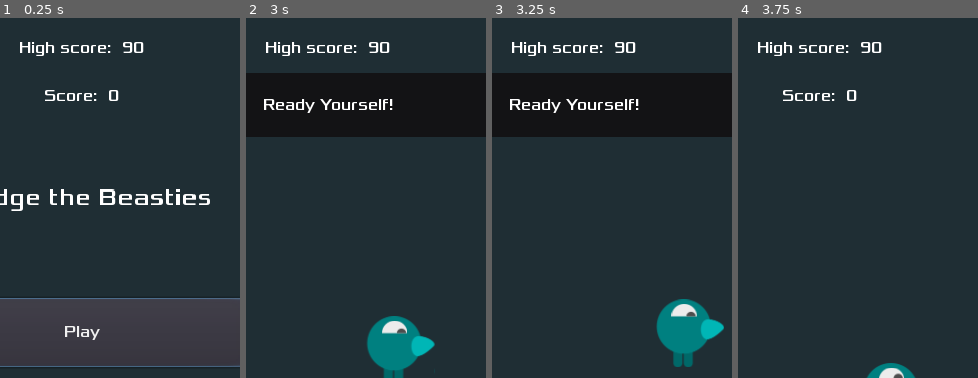
Above: before the commit, frames 1-4 (left to right).
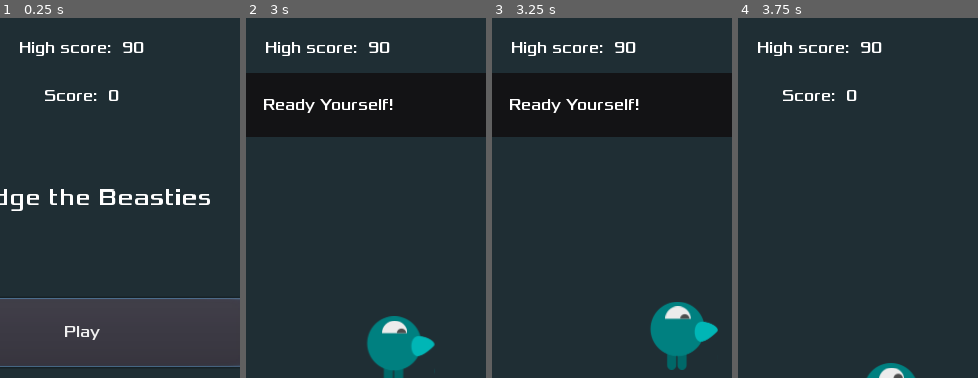
Above: after the commit, the same moments.

Repository: AlixBarreaux/dodge-the-beasties
Game: Godot game, scene res://scenes/Main.tscn
The game is run twice, just before and just after one commit, with the same random seed, the same clock (stepped at 60 frames per second) and the same inputs.
Inputs (mouse positions are % of the whole screen's width and height, from its top left):
- Up to frame 1 (0.25 s): no input
- Up to frame 2 (3 s): click "Play" at 0.5 s; click (92, 5) at 1.25 s; click "Resume" at 2 s; tap Enter at 2.75 s; move the mouse to (72, 45) at 2.77 s; press the mouse at (72, 45) at 2.78 s; hold D (move_right) from 2.78 s (still down)
- Up to frame 3 (3.25 s): keep holding D (move_right)
- Up to frame 4 (3.75 s): move the mouse to (30, 55) at 3.52 s; release D (move_right) at 3.53 s; release the mouse at (30, 55) at 3.53 s; hold S (move_down) from 3.53 s (still down); click (30, 55) at 3.6 s
The pictures show only the part of the screen within x 33-83%, y 1-51%; the shares and areas given below are measured in that part.

Frames 1-2 are identical in both runs. In frame 3, 1.7% of the frame differs, in the area x 65-97%, y 78-98%; in frame 4, nothing differs.

Commit message:
Fix: Make Player stop on mouse click if close to destination

Diff:
--- a/scripts/player.gd
+++ b/scripts/player.gd
@@ -47,7 +47,7 @@
 
 func on_input_movement_mouse_sent(value: Vector2) -> void:
 	self.mouse_event_global_position = value
-	self.distance_between_click_and_player = value.distance_to(get_parent().global_position)
+	self.distance_between_click_and_player = value.distance_to(global_position)
 	return
 
 
@@ -55,7 +55,12 @@
 	if not mouse_event_global_position == Vector2(0.0, 0.0):
 		direction = (mouse_event_global_position - global_position).normalized()
 
+
 	velocity = self.direction * self.current_speed
+
+	if mouse_event_global_position.distance_to(global_position) < 5:
+		velocity = Vector2(0.0, 0.0)
+
 	self.move_and_slide(self.velocity)
 
 
